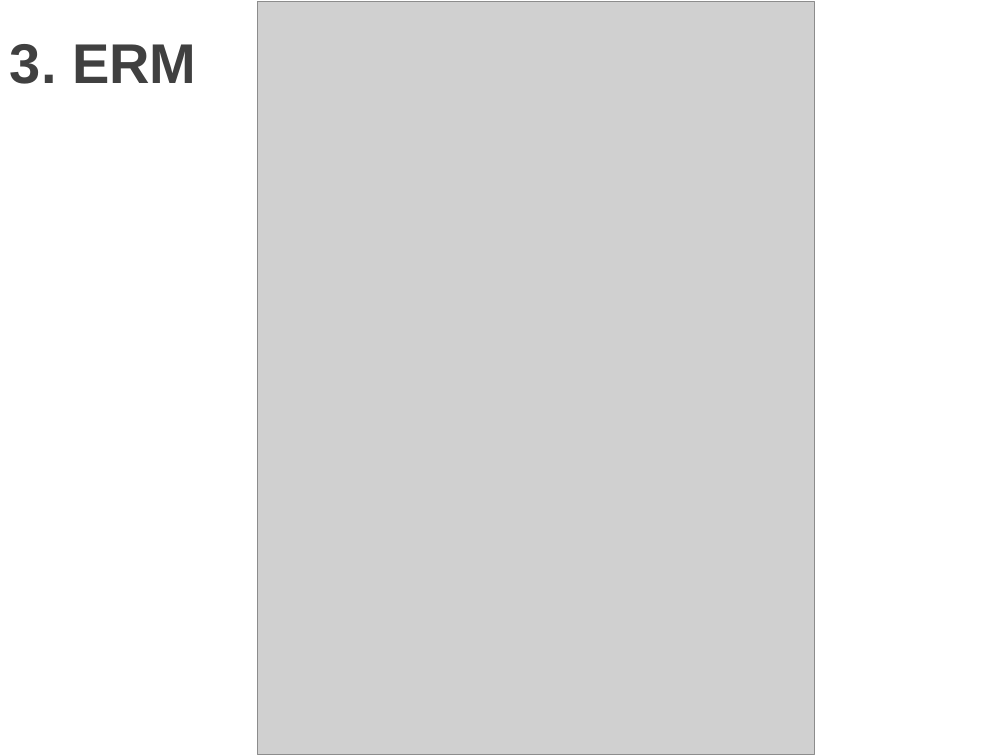
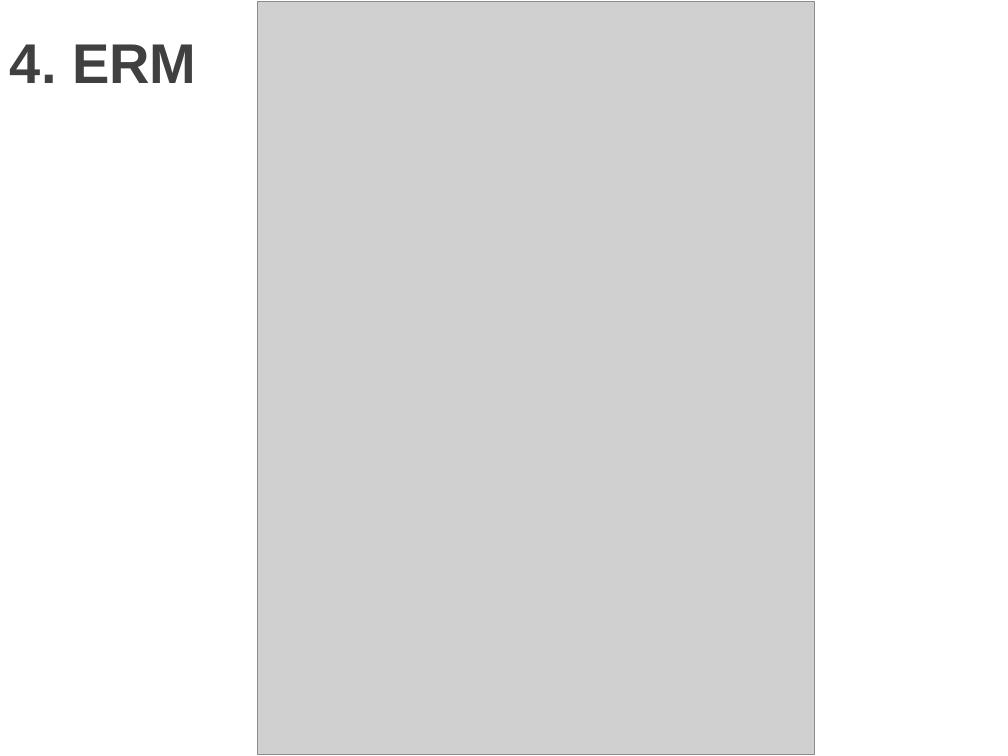
Before and after one commit to minhdat1602/2021_cnpm_group09, a slide deck: slide 23 of document_slide/slide.pptx. Drawn at 1008x756 pixels with LibreOffice and Linux fonts; fonts in the diff are those of the drawing; grey boxes stand for pictures; background and template pictures are left out. Boxes give left, top, right and bottom in pixels: in the first picture for what was removed or moved away, otherwise in the second. Text is boxed around its words. In the diff, an @@ line names an element or a change of style, - is before the commit and + after.

```diff
--- a/document_slide/slide.pptx
+++ b/document_slide/slide.pptx
@@ title at bbox=[10, 44, 196, 83]: text changed @@
-3. ERM
+4. ERM
```
Also in this commit, not shown: 8 other slides changed.
